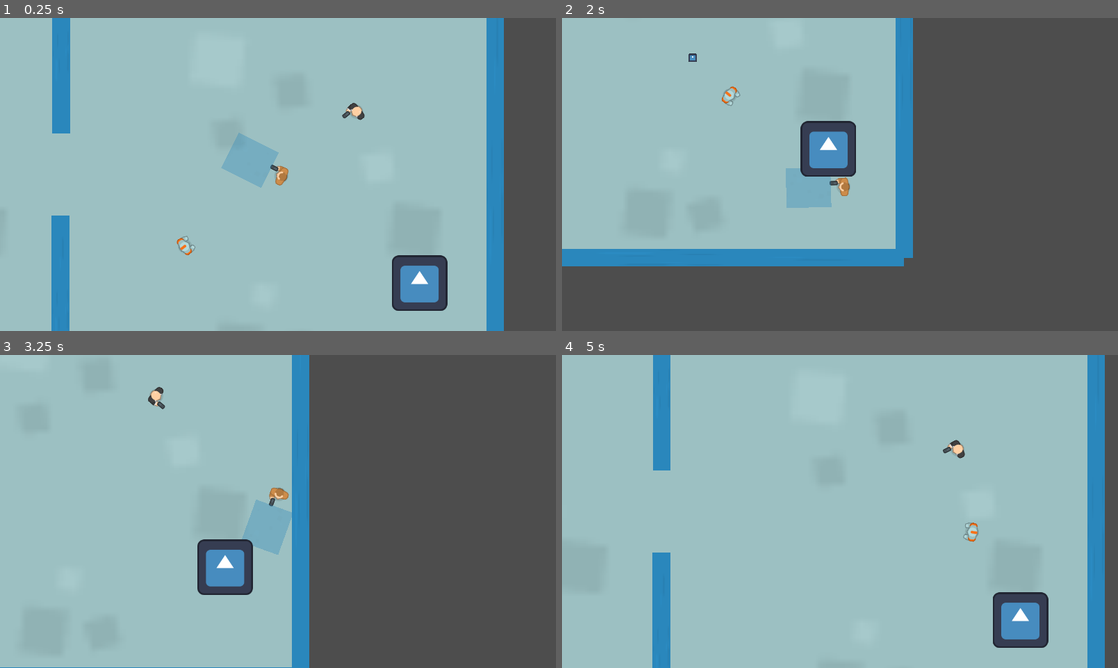
Above: before the commit, frames 1-4 (two rows, left to right).
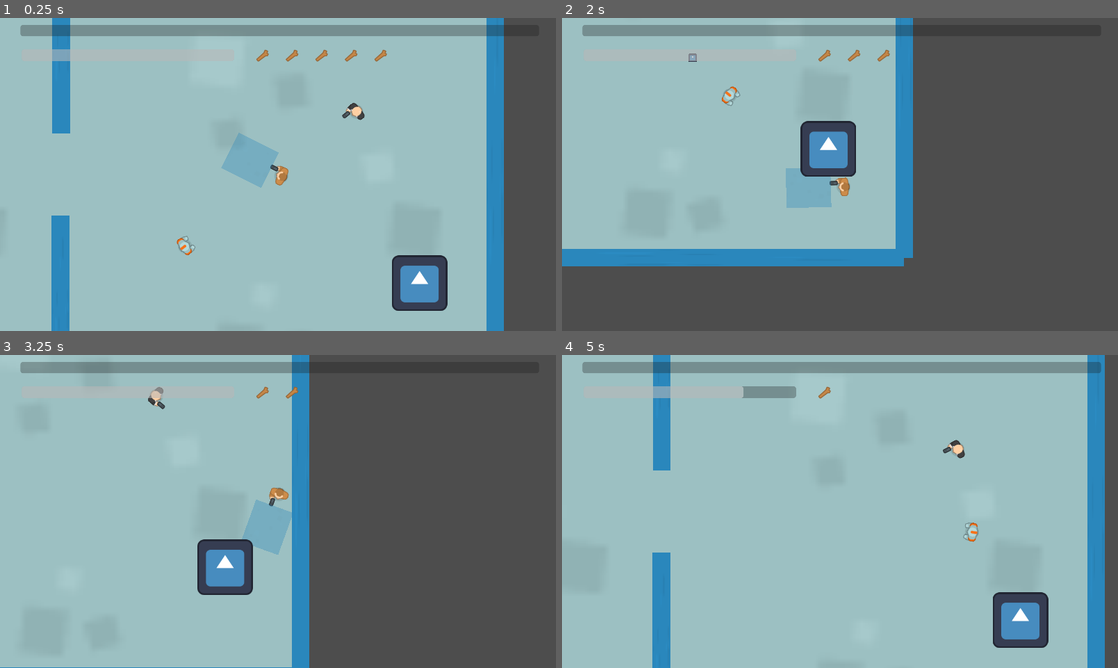
Above: after the commit, the same moments.

Repository: dmq262/Shadow-Stallion
Game: Godot game, scene res://scenes/main.tscn
Two runs of this game, one before a commit and one after it. Both use one fixed random seed, a clock stepped at 60 frames per second and the inputs below. The engine's default icon, where the game draws it, is replaced by a stand-in: a white triangle on a blue panel in a dark square. Sound files missing from this copy of the repository are replaced by a short silence.
Inputs (mouse positions are in pixels of both pictures, inside the frame that each line leads up to):
- Up to frame 1 (0.25 s): no input
- Up to frame 2 (2 s): move the mouse to (962, 158) at 0.52 s; hold D (move_right) 0.53-1.28 s; tap Shift (dash) at 0.6, 1.55 s; click (962, 158) at 0.8 s; move the mouse to (728, 190) at 1.27 s; hold S (move_down) from 1.28 s (still down); click (728, 190) at 1.35 s
- Up to frame 3 (3.25 s): move the mouse to (333, 442) at 2.02 s; release S (move_down) at 2.03 s; hold D (move_right) 2.03-2.78 s; right-click (333, 442) at 2.1 s; click (333, 442) at 2.3 s; move the mouse to (250, 574) at 2.77 s; hold W (move_up) from 2.78 s (still down); tap Shift (dash) at 2.85 s
- Up to frame 4 (5 s): move the mouse to (1006, 558) at 3.52 s; release W (move_up) at 3.53 s; hold A (move_left) from 3.53 s (still down); click (1006, 558) at 3.6 s; move the mouse to (673, 464) at 4.27 s; tap Shift (dash) at 4.35 s

The runs differ from the first frame. In frame 1, 3.4% of the frame differs, in the area x 3-91%, y 2-14%; in frame 2, 2.3%; in frame 3, 2.0%; in frame 4, 3.8%, in the area x 3-97%, y 2-14%.

Commit message:
Initialized and Implemented Base HUD

Diff:
--- /dev/null
+++ b/scenes/hud.gd
@@ -0,0 +1,22 @@
+extends CanvasLayer
+
+
+# Called every frame. 'delta' is the elapsed time since the previous frame.
+func _process(delta):
+	if Input.is_action_just_pressed("shoot"): # For testing purposes
+		pass
+
+func set_expirience(current, max):
+	$expirience_bar.ratio = float(current)/max
+
+func set_health(current, max):
+	$health_bar.ratio = float(current)/max
+
+func set_ammo(ammo):
+	var count = 0
+	for ammo_texture in $ammo_container.get_children():
+		if ammo > count:
+			ammo_texture.show()
+		else:
+			ammo_texture.hide()
+		count += 1
--- /dev/null
+++ b/scenes/hud.tscn
@@ -0,0 +1,73 @@
+[gd_scene load_steps=3 format=3 uid="uid://jmtyntu3kstk"]
+
+[ext_resource type="Script" path="res://scenes/hud.gd" id="1_lbv4i"]
+[ext_resource type="Texture2D" uid="uid://be36sqncsu7fq" path="res://art/kenny_top_down_shooter/PNG/Tiles/tile_161.png" id="2_gp0mx"]
+
+[node name="hud" type="CanvasLayer"]
+script = ExtResource("1_lbv4i")
+
+[node name="health_bar" type="ProgressBar" parent="."]
+anchors_preset = -1
+anchor_left = 0.04
+anchor_right = 0.04
+offset_left = -1.2
+offset_top = 72.0
+offset_right = 487.8
+offset_bottom = 99.0
+value = 10.0
+show_percentage = false
+
+[node name="expirience_bar" type="ProgressBar" parent="."]
+offset_left = 47.0
+offset_top = 16.0
+offset_right = 1241.0
+offset_bottom = 42.0
+show_percentage = false
+
+[node name="ammo_container" type="HBoxContainer" parent="."]
+offset_left = 572.0
+offset_top = 55.0
+offset_right = 1248.0
+offset_bottom = 119.0
+metadata/_edit_group_ = true
+
+[node name="ammo_1" type="TextureRect" parent="ammo_container"]
+layout_mode = 2
+texture = ExtResource("2_gp0mx")
+expand_mode = 2
+
+[node name="ammo_2" type="TextureRect" parent="ammo_container"]
+layout_mode = 2
+texture = ExtResource("2_gp0mx")
+
+[node name="ammo_3" type="TextureRect" parent="ammo_container"]
+layout_mode = 2
+texture = ExtResource("2_gp0mx")
+
+[node name="ammo_4" type="TextureRect" parent="ammo_container"]
+layout_mode = 2
+texture = ExtResource("2_gp0mx")
+
+[node name="ammo_5" type="TextureRect" parent="ammo_container"]
+layout_mode = 2
+texture = ExtResource("2_gp0mx")
+
+[node name="ammo_6" type="TextureRect" parent="ammo_container"]
+layout_mode = 2
+texture = ExtResource("2_gp0mx")
+
+[node name="ammo_7" type="TextureRect" parent="ammo_container"]
+layout_mode = 2
+texture = ExtResource("2_gp0mx")
+
+[node name="ammo_8" type="TextureRect" parent="ammo_container"]
+layout_mode = 2
+texture = ExtResource("2_gp0mx")
+
+[node name="ammo_9" type="TextureRect" parent="ammo_container"]
+layout_mode = 2
+texture = ExtResource("2_gp0mx")
+
+[node name="ammo_10" type="TextureRect" parent="ammo_container"]
+layout_mode = 2
+texture = ExtResource("2_gp0mx")
--- a/scenes/main.gd
+++ b/scenes/main.gd
@@ -7,6 +7,9 @@
 
 # Called every frame. 'delta' is the elapsed time since the previous frame.
 func _process(delta):
+	update_hud()
+
+	#Temp Restart mechanic
 	if Input.is_action_just_pressed("restart"):
 		for wall in get_tree().get_nodes_in_group('wall'):
 			wall.queue_free()
@@ -24,3 +27,8 @@
 	$music.play()
 	$room_generator.generate_rooms()
 	$astar_generator.generate_astar()
+
+func update_hud():
+	$hud.set_health($player.health, $player.max_health)
+	$hud.set_ammo($player.ammo)
+	$hud.set_expirience($player.expirience, $player.max_expirience)
--- a/scenes/main.tscn
+++ b/scenes/main.tscn
@@ -9,6 +9,7 @@
 [ext_resource type="Texture2D" uid="uid://bclxufr4qgaob" path="res://art/icon.svg" id="4_ktlkw"]
 [ext_resource type="PackedScene" uid="uid://ctojywrvgekv8" path="res://scenes/room_1.tscn" id="5_pvomk"]
 [ext_resource type="Script" path="res://scenes/astar_generator.gd" id="6_b3nrf"]
+[ext_resource type="PackedScene" uid="uid://jmtyntu3kstk" path="res://scenes/hud.tscn" id="10_1ui1c"]
 
 [node name="main" type="Node"]
 script = ExtResource("1_ycr1g")
@@ -31,3 +32,5 @@
 [node name="Icon" type="Sprite2D" parent="."]
 position = Vector2(326, 250)
 texture = ExtResource("4_ktlkw")
+
+[node name="hud" parent="." instance=ExtResource("10_1ui1c")]
--- a/scenes/player.gd
+++ b/scenes/player.gd
@@ -2,11 +2,24 @@
 
 @export var bullet_scene: PackedScene
 
-const SPEED = 300
+#Player Stats
+var health = 200
+var max_health = 200
+var expirience = 0
+var max_expirience = 20
+
+var old_playback = 0
+
+#Movement Variables
+var speed = 300
 var dash_vector = Vector2(0, 0)
 var dash_power = 15
-var old_playback = 0
-var health = 100
+
+#Gun Variables
+var ammo = 5
+var max_ammo = 5
+
+#Sword Variables
 var bullets_in_range = []
 var enemies_in_range = []
 
@@ -22,7 +35,9 @@
 	look_at(get_global_mouse_position())
 
 	#Shoot Bullet
-	if Input.is_action_just_pressed("shoot"):
+	if Input.is_action_just_pressed("shoot") and ammo > 0:
+		ammo -= 1
+
 		var bullet = bullet_scene.instantiate()
 		bullet.global_position = $gun_tip.global_position
 		bullet.direction = (get_global_mouse_position() - global_position).normalized()
@@ -60,12 +75,12 @@
 	if (old_dash_vector.length() < dash_vector.length()):
 		dash_vector = Vector2.ZERO
 
-	var collision = move_and_collide(velocity.normalized() * delta * SPEED + dash_vector)
+	var collision = move_and_collide(velocity.normalized() * delta * speed + dash_vector)
 
 	if collision and (collision.get_collider().is_in_group('wall') or collision.get_collider().is_in_group('enemy')):
 		velocity = velocity.slide(collision.get_normal())
 		dash_vector = dash_vector.slide(collision.get_normal())
-		move_and_collide(velocity * delta * SPEED + dash_vector)
+		move_and_collide(velocity * delta * speed + dash_vector)
 
 
 	#PROCESS PLAYER SOUNDS
Not shown: 1 places in scenes/main.tscn that only renumber resources
